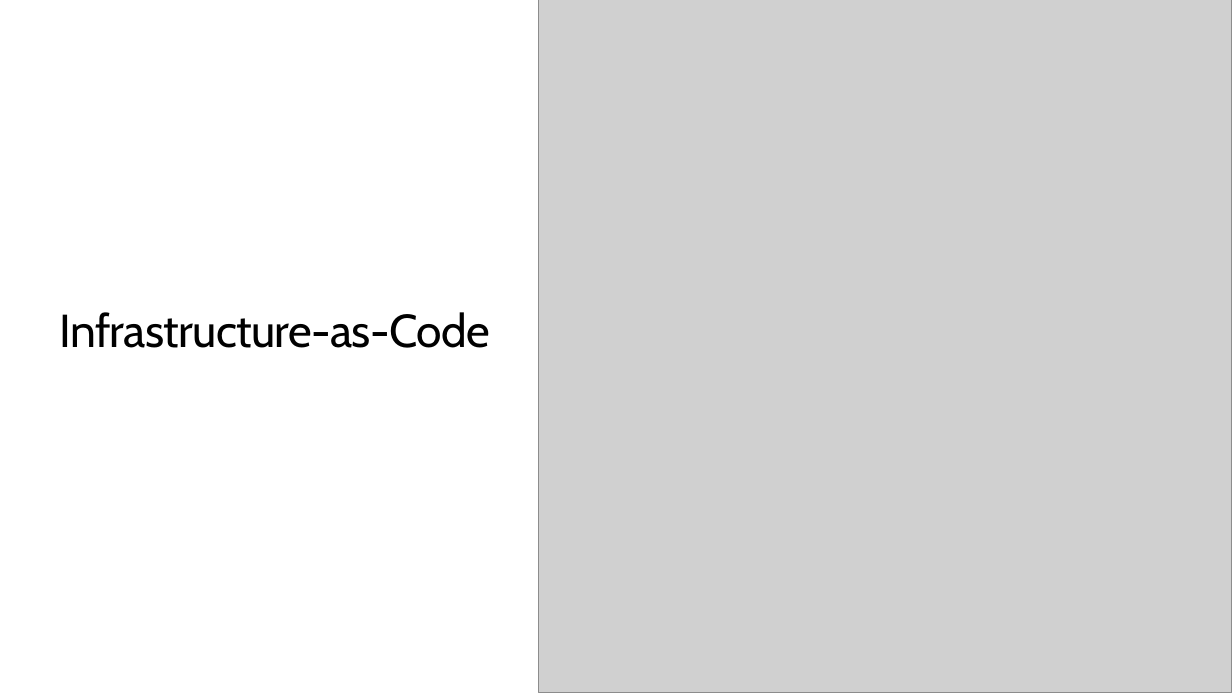
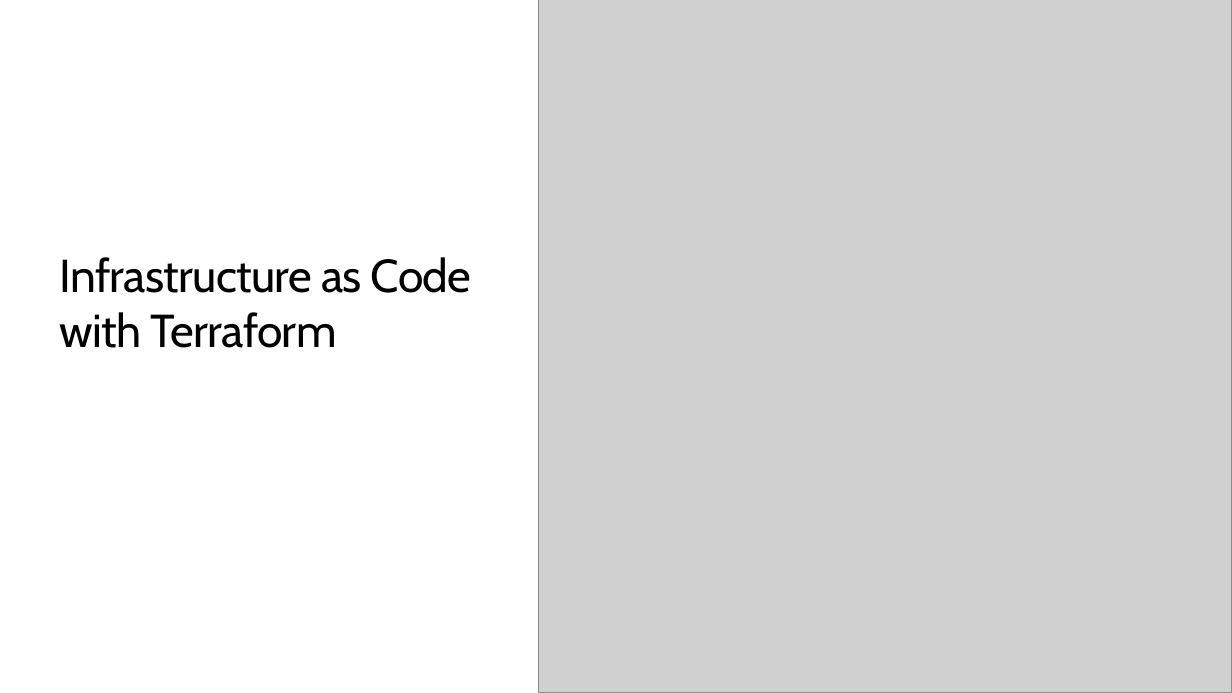
Before and after one commit to TIS-Cloud-Team/TF_Community_workshop, a slide deck: slide 1 of PPTs/00_Workshop_Introduction.pptx. Drawn at 1232x693 pixels with LibreOffice and Linux fonts; fonts in the diff are those of the drawing; grey boxes stand for pictures; background and template pictures are left out. Boxes give left, top, right and bottom in pixels: in the first picture for what was removed or moved away, otherwise in the second. Text is boxed around its words. In the diff, an @@ line names an element or a change of style, - is before the commit and + after.

```diff
--- a/PPTs/00_Workshop_Introduction.pptx
+++ b/PPTs/00_Workshop_Introduction.pptx
@@ title at <box>59,257,471,348</box>: text changed @@
-Infrastructure-as-Code
+Infrastructure as Code
+with Terraform
```
Also in this commit, not shown: 1 other slide changed, 2 slides added, 45 other files.
